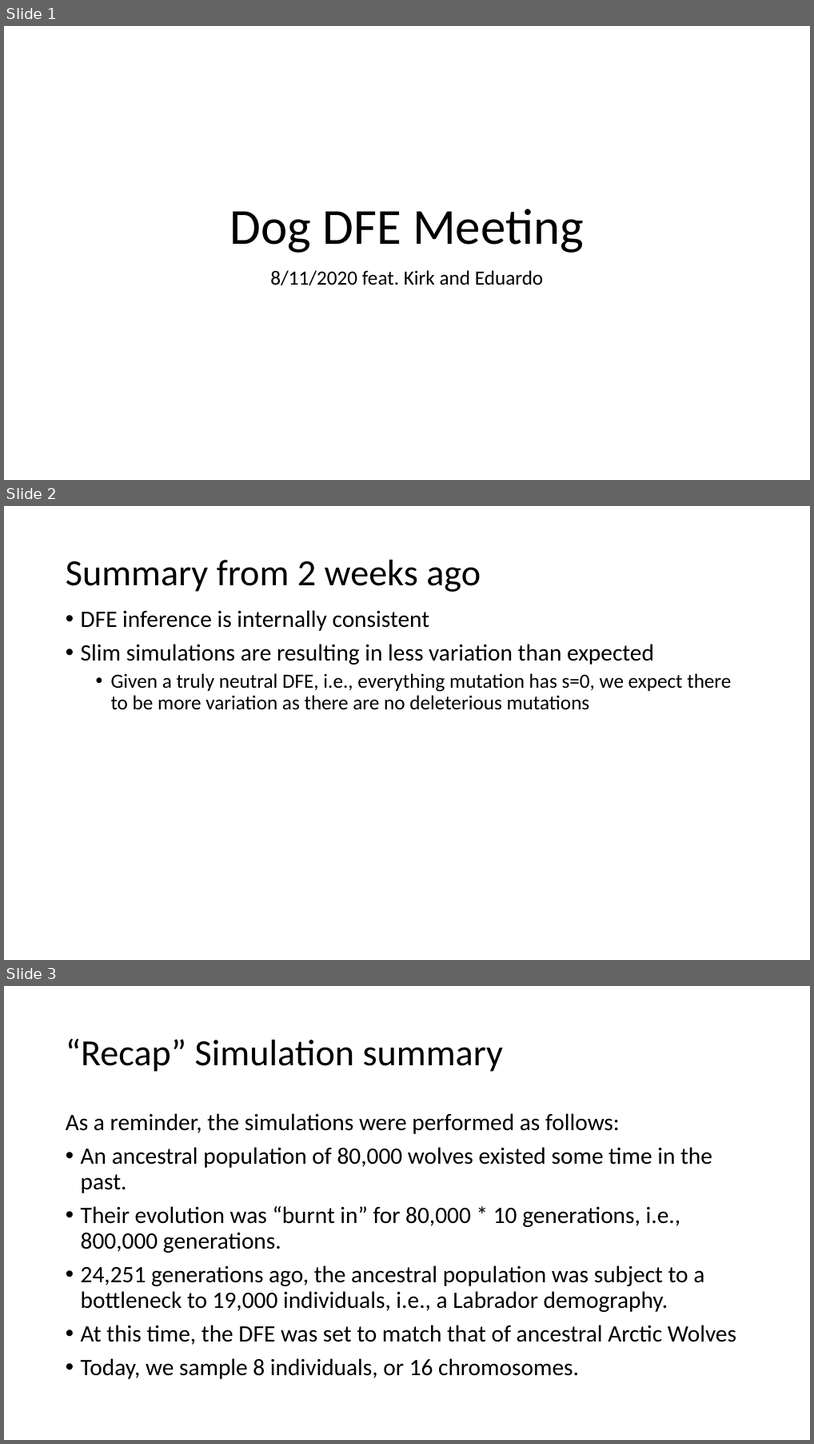
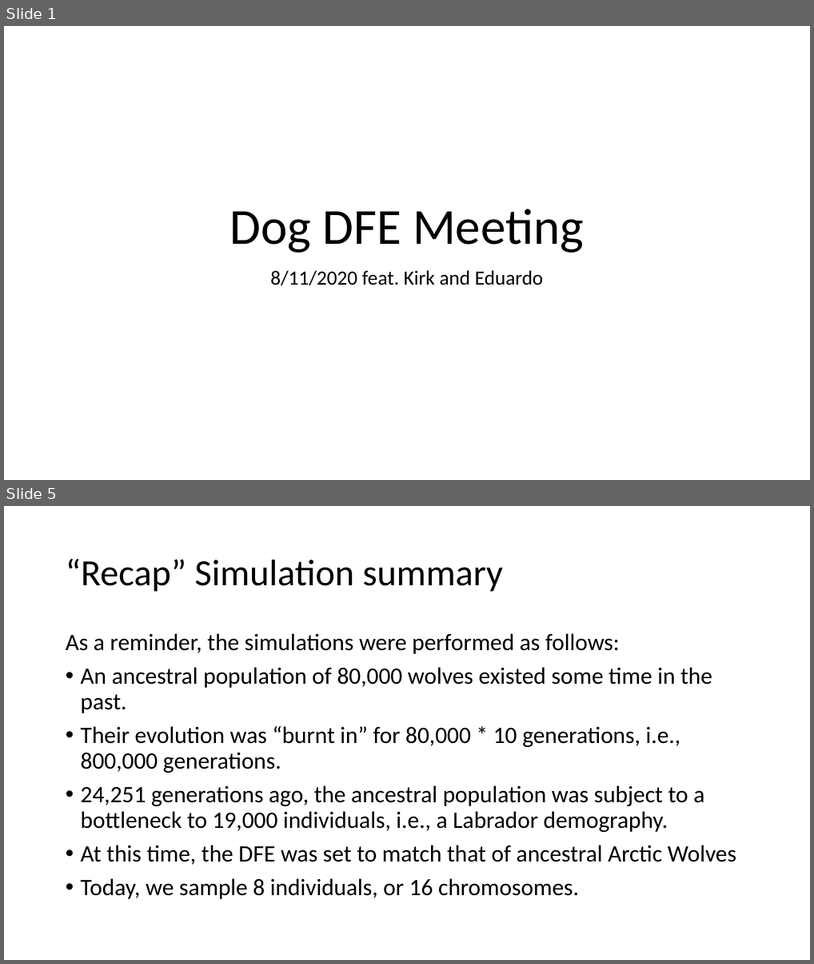
Before and after one commit to jon-mah/lohmueller_lab, a slide deck: 2020_08_25_dog_dfe_meeting.pptx. Shown one above the other, each under a label of ours: slides 1, 2 and 3 before the commit, slides 1 and 5 after it; the slides between them are not shown. The pictures are 814x1444 and 814x964 pixels, drawn with LibreOffice and Linux fonts; fonts in the diff are those of the drawing. Boxes give left, top, right and bottom in pixels: in the first picture for what was removed or moved away, otherwise in the second. Text is boxed around its words. In the diff, an @@ line names an element or a change of style, - is before the commit and + after.

```diff
--- a/2020_08_25_dog_dfe_meeting.pptx
+++ b/2020_08_25_dog_dfe_meeting.pptx
@@ slide 2 removed at (x1=4, y1=506, x2=810, y2=960), background #FFFFFF @@
@@ title removed at (x1=66, y1=560, x2=481, y2=592) @@
-Summary from 2 weeks ago
@@ text removed at (x1=81, y1=610, x2=731, y2=710) @@
-• DFE inference is internally consistent
-• Slim simulations are resulting in less variation than expected
-  • Given a truly neutral DFE, i.e., everything mutation has s=0, we expect there to be more variation as there are no deleterious mutations
@@ what was slide 3 is now slide 5 @@
```
Also in this commit, not shown: 1 slide changed, 3 slides added, 2 other slides removed, 4 other files.
